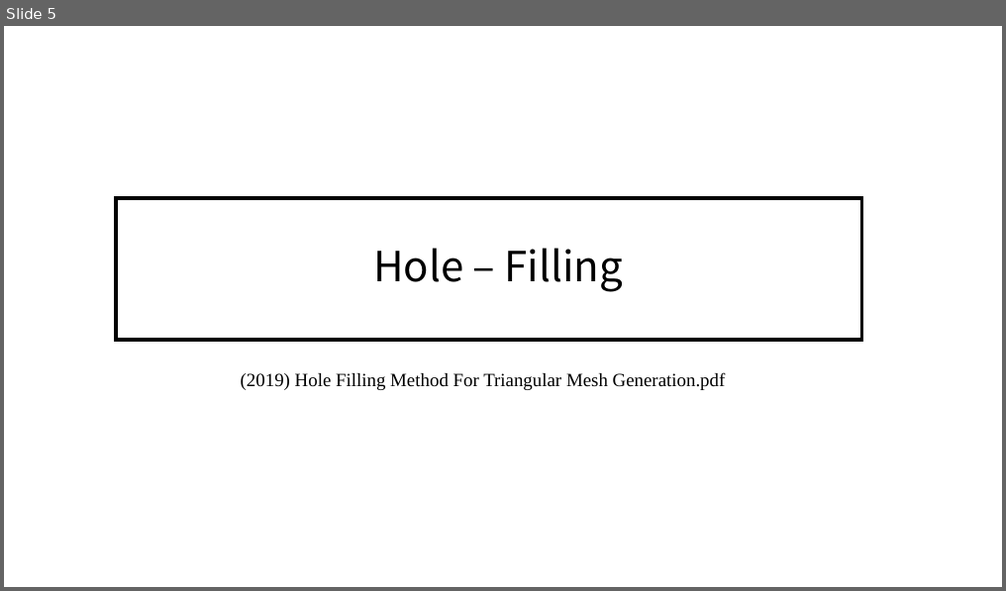
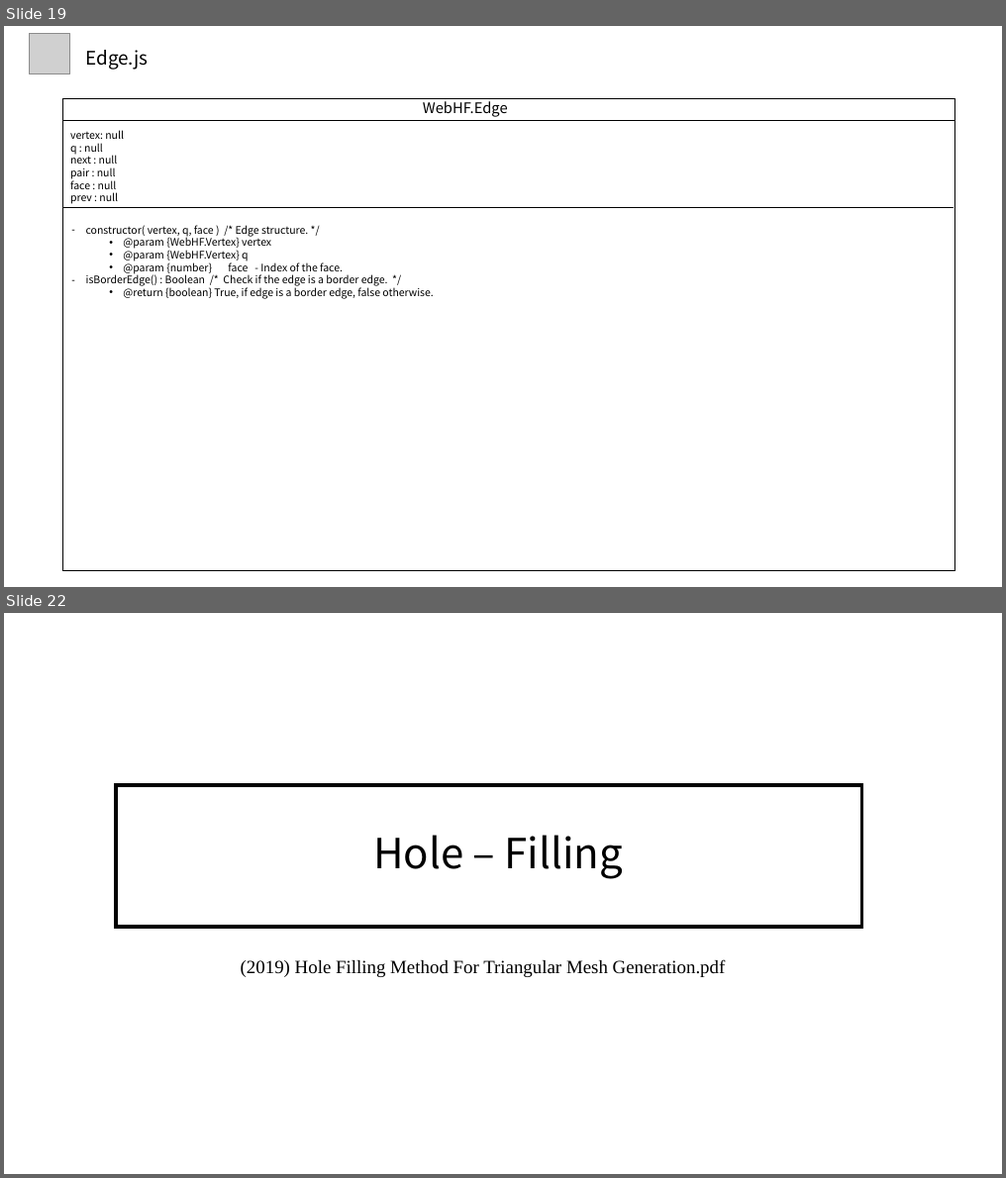
Before and after one commit to alexchun78/threeJS-holeFilling, a slide deck: (코드분석) WebGL Hole Filling.pptx. Shown one above the other, each under a label of ours: slide 5 before the commit, slides 19 and 22 after it; the slides between them are not shown. The pictures are 1006x591 and 1006x1178 pixels, drawn with LibreOffice and Linux fonts; fonts in the diff are those of the drawing; grey boxes stand for pictures. Boxes give left, top, right and bottom in pixels: in the first picture for what was removed or moved away, otherwise in the second. Text is boxed around its words. In the diff, an @@ line names an element or a change of style, - is before the commit and + after.

```diff
--- a/(코드분석) WebGL Hole Filling.pptx
+++ b/(코드분석) WebGL Hole Filling.pptx
@@ slide 19 added at [4,26,1002,587], background #FFFFFF @@
@@ picture added at [30,34,70,74] @@
@@ text added at [86,50,149,70], 18 pt, text #000000 @@
+Edge.js
@@ rectangle added at [63,98,954,571], outline #000000 0.5 pt @@
@@ text added at [423,98,508,117], 14 pt, text #000000 @@
+WebHF.Edge
@@ line added from (63, 121) to (954, 121), #000000 0.5 pt @@
@@ text added at [70,130,124,204], 10 pt, text #000000 @@
+vertex: null
+q : null
+next : null
+pair : null
+face : null
+prev : null
@@ line added from (63, 207) to (954, 207), #000000 0.5 pt @@
@@ text added at [86,225,433,299], 10 pt, text #000000 @@
+– constructor( vertex, q, face ) /* Edge structure. */
+  • @param {WebHF.Vertex} vertex
+  • @param {WebHF.Vertex} q
+  • @param {number} face - Index of the face.
+– isBorderEdge() : Boolean /* Check if the edge is a border edge. */
+  • @return {boolean} True, if edge is a border edge, false otherwise.
@@ what was slide 5 is now slide 22 @@
```
Also in this commit, not shown: 2 slides changed, 16 other slides added, 2 other files.
